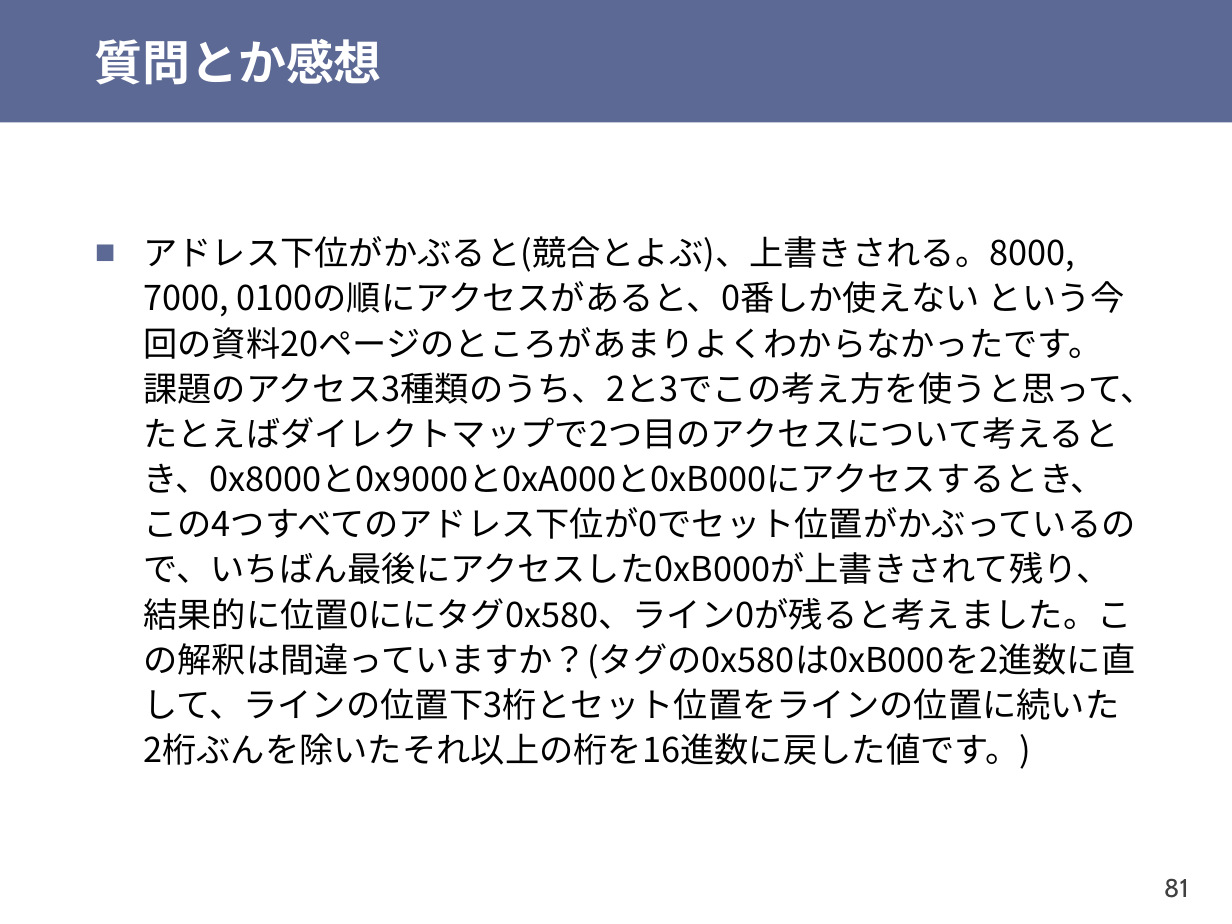
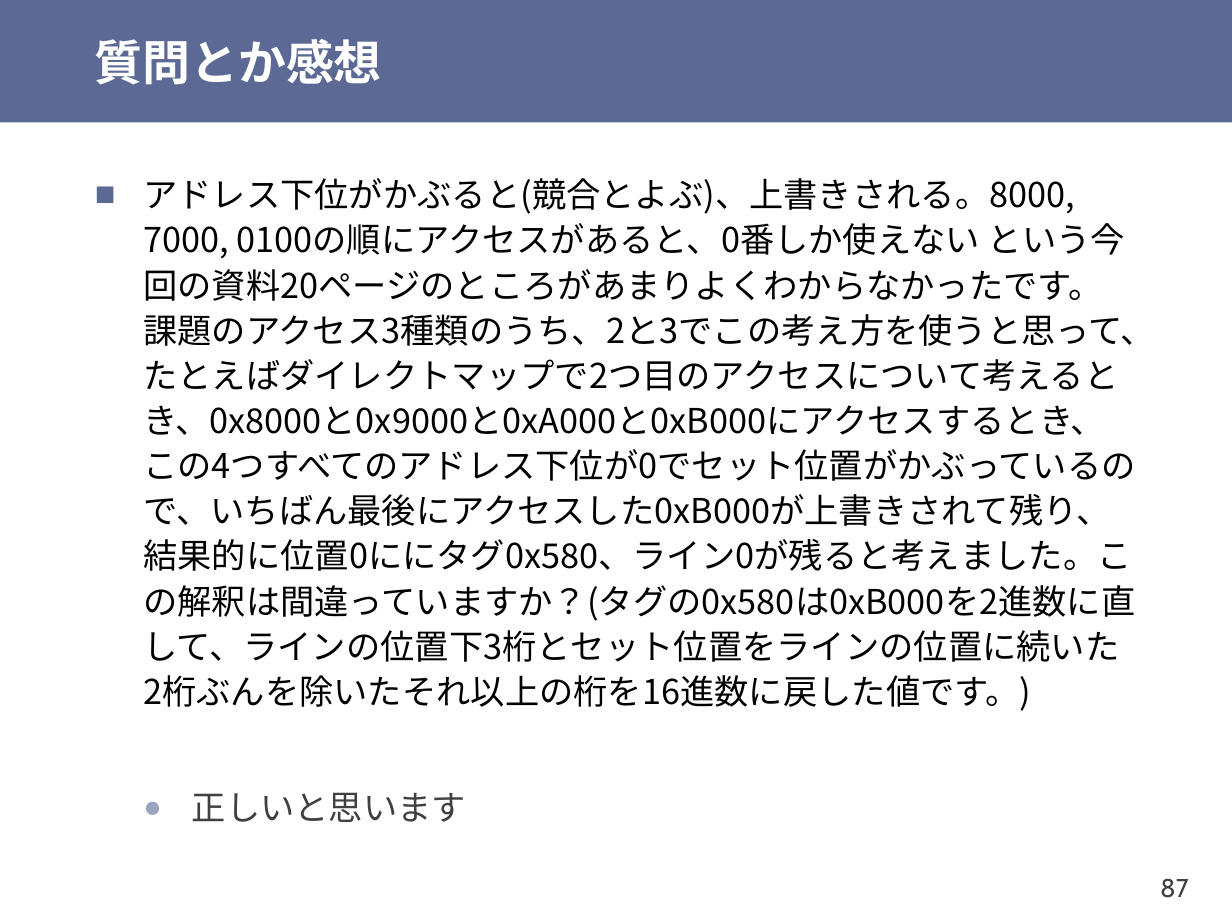
Before and after one commit to shioyadan/otya-computer-architecture-i, a slide deck: slide 87 of cai-shioya-11.pptx (slide 81 before the commit). Drawn at 1232x924 pixels with LibreOffice and Linux fonts; fonts in the diff are those of the drawing. Boxes give left, top, right and bottom in pixels: in the first picture for what was removed or moved away, otherwise in the second. Text is boxed around its words. In the diff, an @@ line names an element or a change of style, - is before the commit and + after.

```diff
--- a/cai-shioya-11.pptx
+++ b/cai-shioya-11.pptx
@@ text at [192, 792, 466, 822]: paragraph added @@
+  ● 正しいと思います
@@ page number at [1160, 878, 1189, 898]: text changed @@
-81
+87
```
Also in this commit, not shown: 7 other slides changed, 7 slides added, 6 other files.
